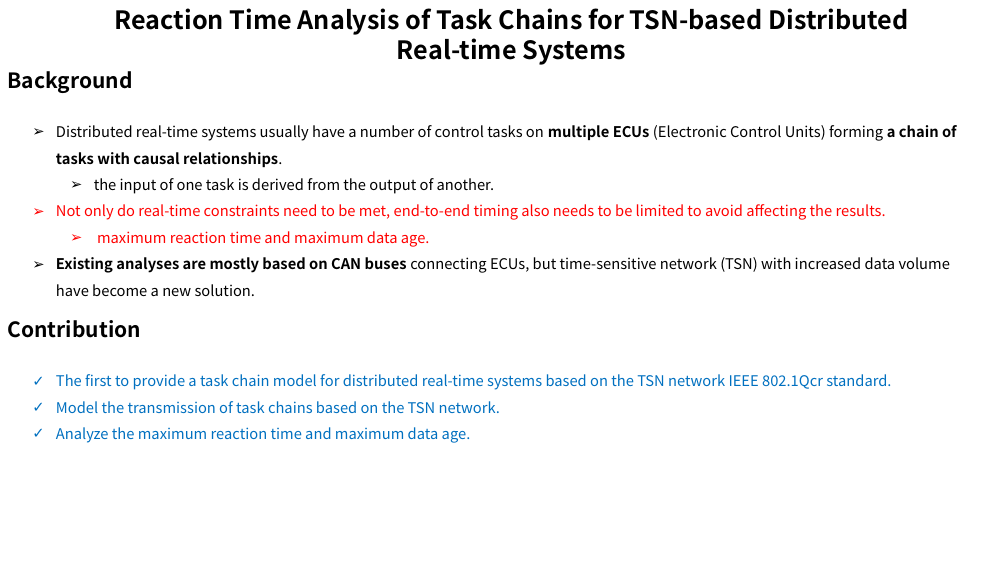
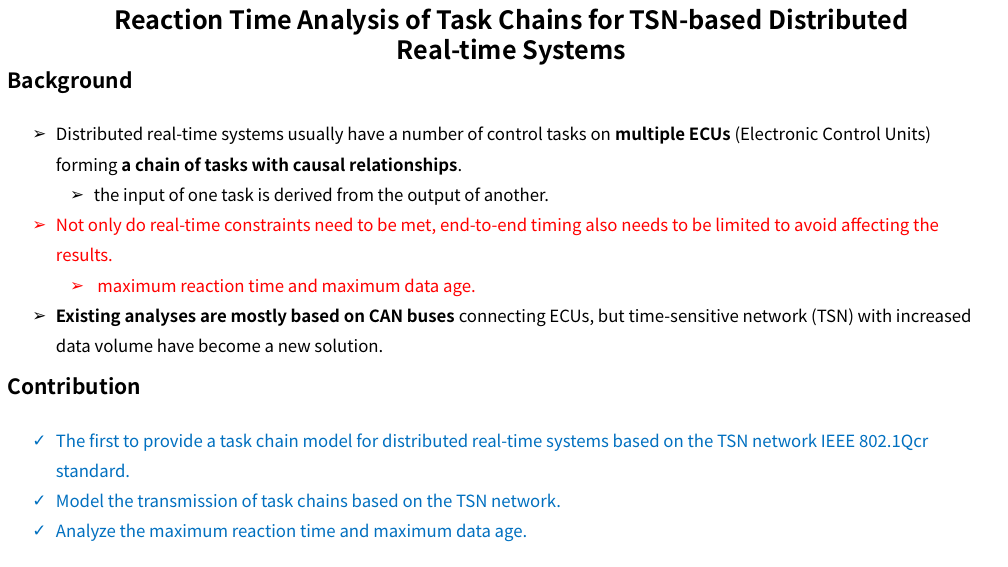
Before and after one commit to wsm6636/note, a slide deck: slide 2 of 06-ppt/RTS-Turin-Class/0423.pptx. Drawn at 1008x567 pixels with LibreOffice and Linux fonts; fonts in the diff are those of the drawing. Boxes give left, top, right and bottom in pixels: in the first picture for what was removed or moved away, otherwise in the second. Text is boxed around its words. In the diff, an @@ line names an element or a change of style, - is before the commit and + after.

```diff
--- a/06-ppt/RTS-Turin-Class/0423.pptx
+++ b/06-ppt/RTS-Turin-Class/0423.pptx
@@ text "Distributed real-time systems usually have ..." at [56,126,972,353]: size 14 to 16 pt @@
@@ text "Contribution": place and size @@
-text "Contribution" at [8,320,142,338]
+text "Contribution" at [8,377,142,395]
@@ text "The first to provide a ..." at [56,433,928,542]: size 14 to 16 pt @@
@@ text "The first to provide a ...": place and size @@
-text "The first to provide a ..." at [56,374,891,443]
+text "The first to provide a ..." at [56,433,928,542]
```
Also in this commit, not shown: 7 other slides changed, 9 other files.
